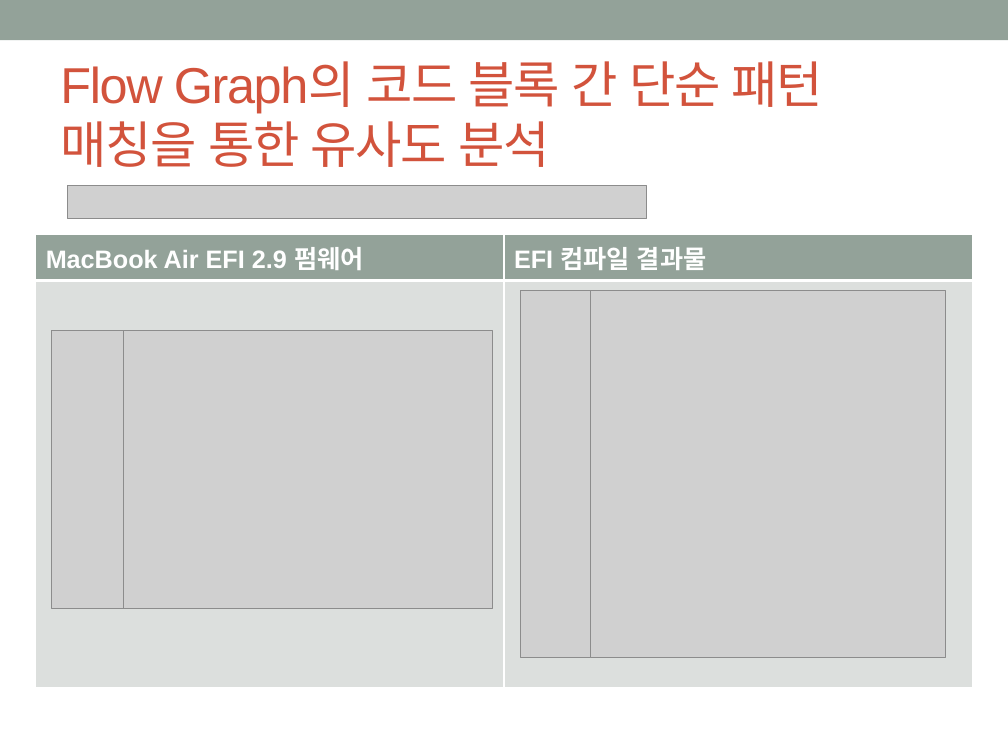
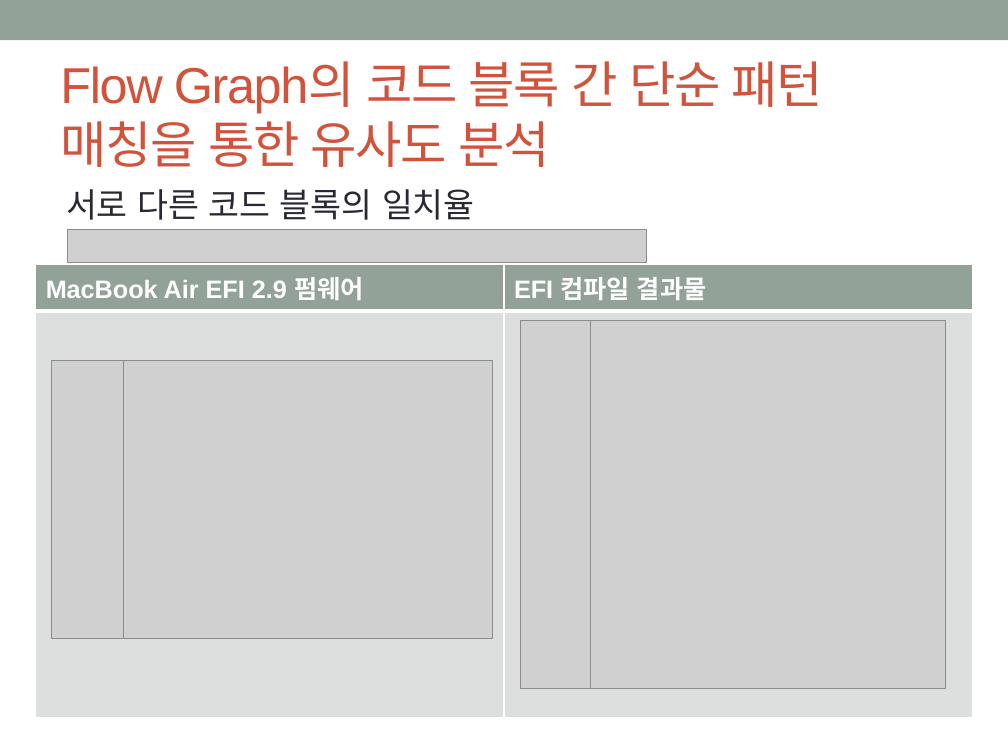
Before and after one commit to godthem90/Mac_Security_S4, a slide deck: slide 16 of 맥 중간발표.pptx (slide 13 before the commit). Drawn at 1008x756 pixels with LibreOffice and Linux fonts; fonts in the diff are those of the drawing; grey boxes stand for pictures. Boxes give left, top, right and bottom in pixels: in the first picture for what was removed or moved away, otherwise in the second. Text is boxed around its words. In the diff, an @@ line names an element or a change of style, - is before the commit and + after.

```diff
--- a/맥 중간발표.pptx
+++ b/맥 중간발표.pptx
@@ text added at [66, 189, 475, 220], 24 pt, text #292934 @@
+서로 다른 코드 블록의 일치율
@@ picture: place and size @@
-picture at [68, 185, 647, 219]
+picture at [68, 229, 647, 262]
@@ 4 pictures, 1 table: place and size @@
-4 pictures, 1 table at [35, 234, 973, 681]
+4 pictures, 1 table at [35, 264, 973, 712]
```
Also in this commit, not shown: 13 other slides changed, 6 slides added.
